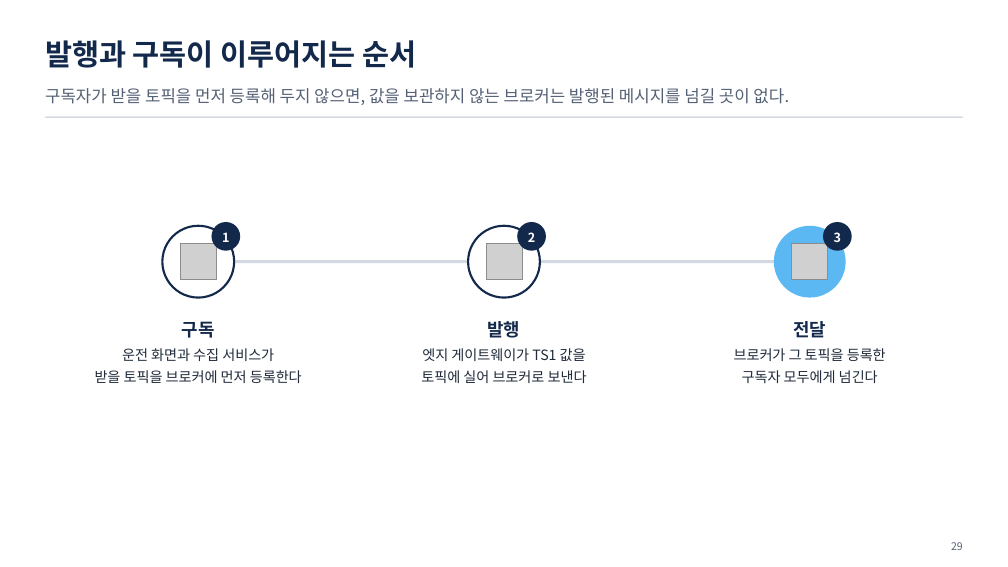
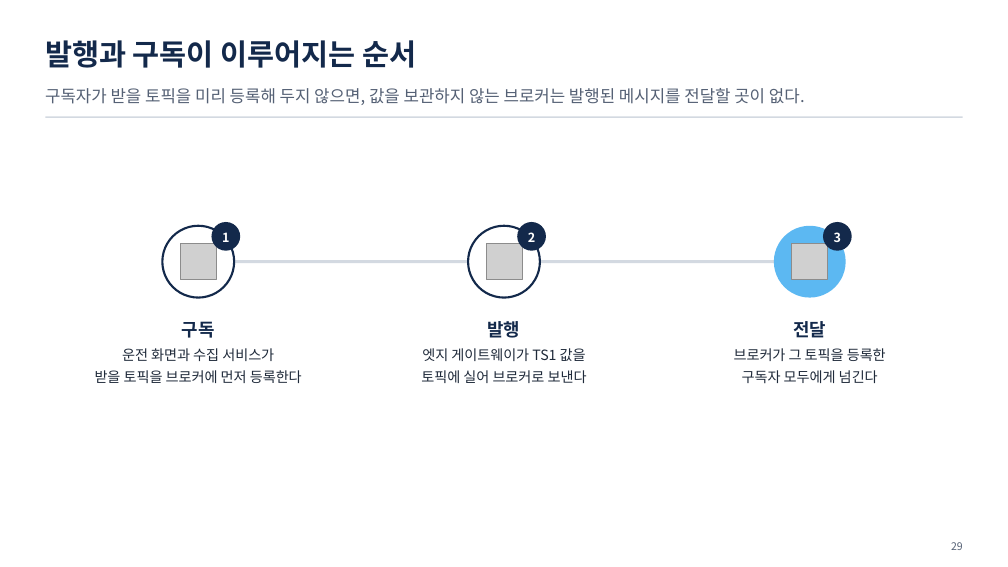
Before and after one commit to uengine-oss/hyd-iot-edu, a slide deck: slide 29 of course/slides/practical/실전반_01일차.pptx. Drawn at 1008x567 pixels with LibreOffice and Linux fonts; fonts in the diff are those of the drawing; grey boxes stand for pictures. Boxes give left, top, right and bottom in pixels: in the first picture for what was removed or moved away, otherwise in the second. Text is boxed around its words. In the diff, an @@ line names an element or a change of style, - is before the commit and + after.

```diff
--- a/course/slides/practical/실전반_01일차.pptx
+++ b/course/slides/practical/실전반_01일차.pptx
@@ text at <box>45,88,805,105</box>: text changed @@
-구독자가 받을 토픽을 먼저 등록해 두지 않으면, 값을 보관하지 않는 브로커는 발행된 메시지를 넘길 곳이 없다.
+구독자가 받을 토픽을 미리 등록해 두지 않으면, 값을 보관하지 않는 브로커는 발행된 메시지를 전달할 곳이 없다.
```
Also in this commit, not shown: 9 other slides changed, 9 other files.
